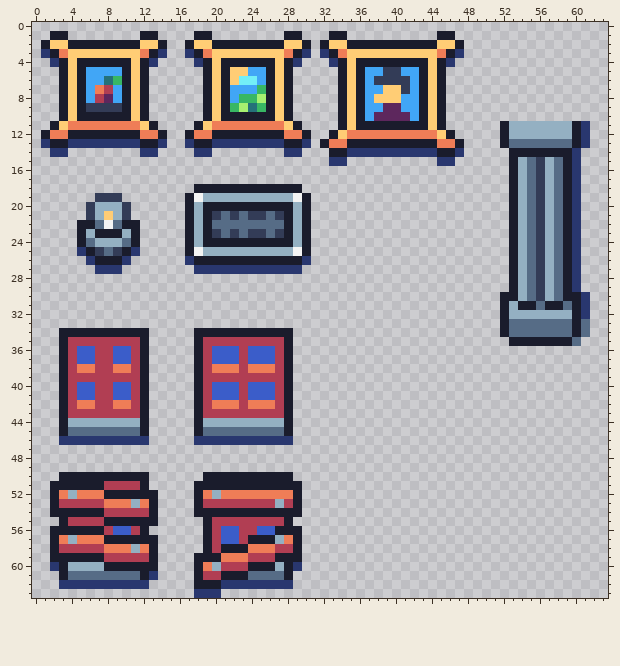
Two states of a pixel-art sprite, assets/sprites/tilesets/default/tileset_bricked_details.png. Above is the file before it was changed.
The file is 64x64 pixels. Colours within 5 levels of each other are drawn and written as one.
Once edited:
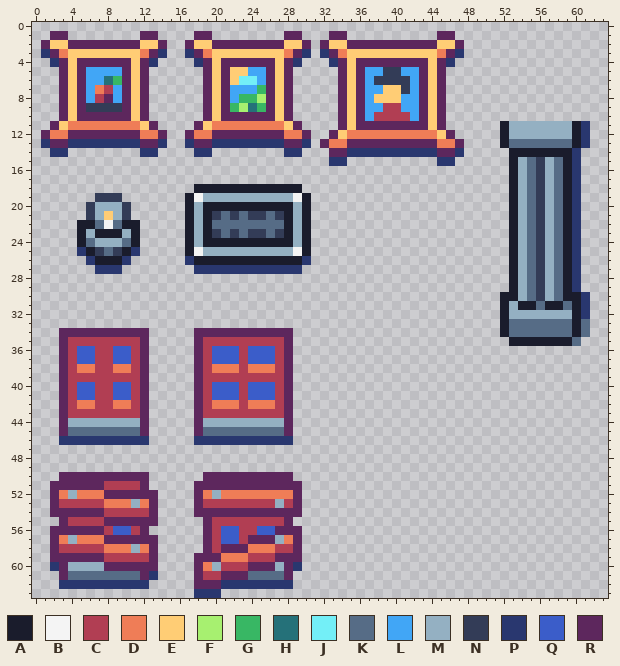
Palette (. is transparent): A #1a1c2c  B #f4f4f4  C #b13e53  D #ef7d57  E #ffcd75  F #a7f070  G #38b764  H #257179  J #73eff7  K #566c86  L #41a6f6  M #94b0c2  N #333c57  P #29376f  Q #3b5dc9  R #5d275d
Changes in this commit:
Changed rows in their new state; - is an unchanged pixel.
first column x 1:
 1 -RR--------RR----RR--------RR---RR----------RR-
 2 R--RRRRRRRR--R--R--RRRRRRRR--R-R--RRRRRRRRRR--R
 3 -R----------R----R----------R---R------------R-
 4 --R-RRRRRR-R------R-RRRRRR-R-----R-RRRRRRRR-R--
 5 --R-R----R-R------R-R----R-R-----R-R------R-R--
 6 --R-R----R-R------R-R----R-R-----R-R------R-R--
 7 --R-R----R-R------R-R----R-R-----R-R------R-R--
 8 --R-R----R-R------R-R----R-R-----R-R------R-R--
 9 --R-R----R-R------R-R----R-R-----R-R--CC--R-R--
10 --R-RRRRRR-R------R-RRRRRR-R-----R-R-CCCC-R-R--
11 -R----------R----R----------R----R-RRRRRRRR-R--
12 R--RRRRRRRR--R--R--RRRRRRRR--R--R------------R-
13 -RR--------RR----RR--------RR--R--RRRRRRRRRR--R
14 --------------------------------RR----------RR-
first column x 3:
34 RRRRRRRRRR-----RRRRRRRRRRR
35 R--------R-----R---------R
36 R--------R-----R---------R
37 R--------R-----R---------R
38 R--------R-----R---------R
39 R--------R-----R---------R
40 R--------R-----R---------R
41 R--------R-----R---------R
42 R--------R-----R---------R
43 R--------R-----R---------R
44 R--------R-----R---------R
45 R--------R-----R---------R
first column x 2:
50 -RRRRRRRRRR------RRRRRRRRRR-
51 RRRRRR----R-----RRRRRRRRRRRR
52 R-----RRRRRR----R----------R
53 R----------R----R----------R
54 RRRRRR-----R----RRRRRRRRRRRR
55 -R----RRRRRR-----R--------R-
56 RRRRRR----R------R-------RRR
57 R-----RRRRRR-----R----RRR--R
58 R----------R-----R-RRR-----R
59 RRRRRR-----R----RRR------RRR
60 -R----RRRRRR----R-----RRR-R-
61 -R--------R-----R--RRR----R-
62 ----------------RRR---------
